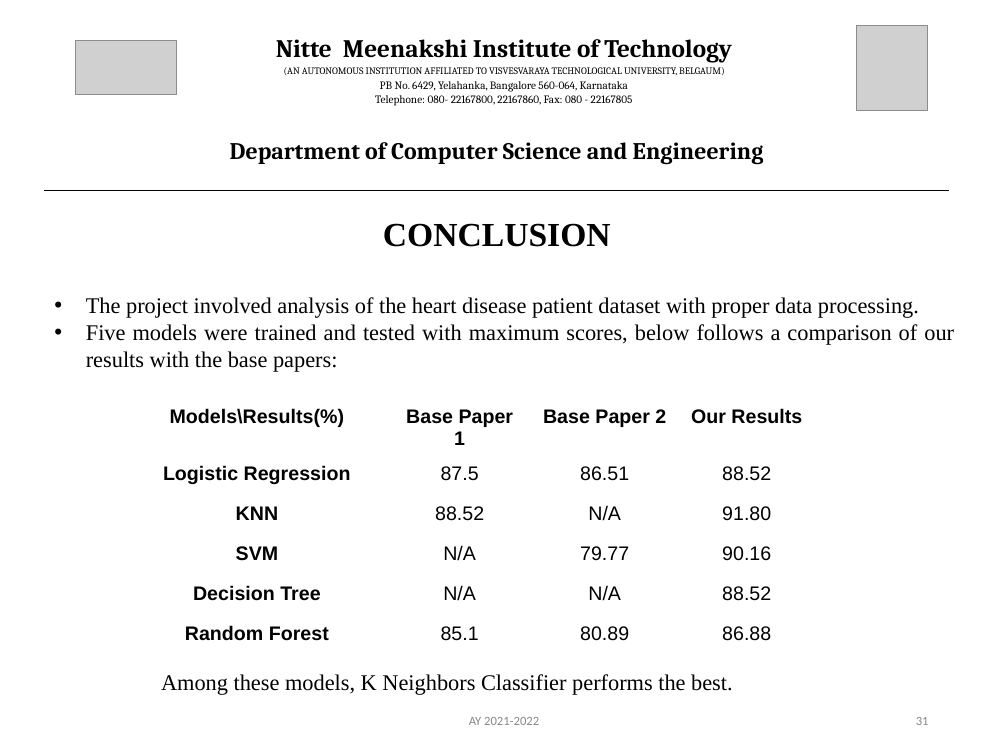
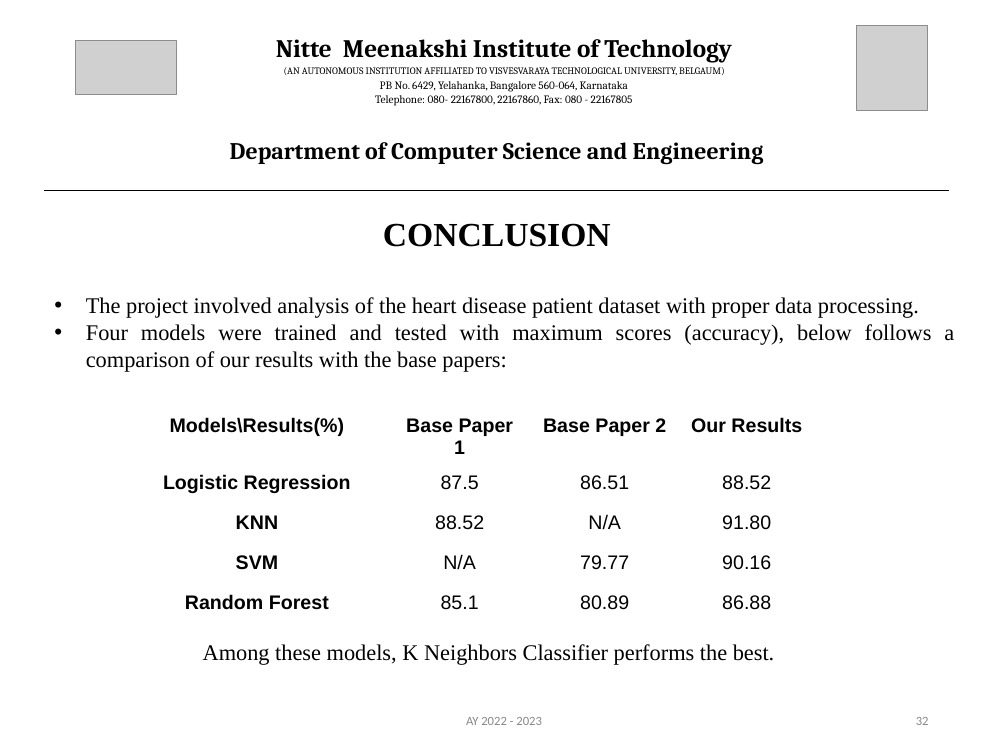
Before and after one commit to Anubhav4380/heartdiseaseprediction, a slide deck: slide 32 of docs/18PCS_36_Final_PPT.pptx (slide 31 before the commit). Drawn at 1008x756 pixels with LibreOffice and Linux fonts; fonts in the diff are those of the drawing; grey boxes stand for pictures. Boxes give left, top, right and bottom in pixels: in the first picture for what was removed or moved away, otherwise in the second. Text is boxed around its words. In the diff, an @@ line names an element or a change of style, - is before the commit and + after.

```diff
--- a/docs/18PCS_36_Final_PPT.pptx
+++ b/docs/18PCS_36_Final_PPT.pptx
@@ text at box(86, 324, 954, 372): text changed @@
-• Five models were trained and tested with maximum scores, below follows a comparison of our results with the base papers:
+• Four models were trained and tested with maximum scores (accuracy), below follows a comparison of our results with the base papers:
@@ table at box(126, 409, 814, 614) @@
-row 5: Decision Tree | N/A | N/A | 88.52
@@ table: place and size @@
-table at box(126, 400, 814, 645)
+table at box(126, 409, 814, 614)
@@ text "Among these models, K Neighbors ...": place and size @@
-text "Among these models, K Neighbors ..." at box(161, 674, 733, 695)
+text "Among these models, K Neighbors ..." at box(203, 644, 775, 665)
@@ text "Among these models, K Neighbors ..." at box(203, 644, 775, 665): alignment left to centre @@
@@ text at box(466, 717, 542, 725): text changed @@
-AY 2021-2022
+AY 2022 - 2023
```
Also in this commit, not shown: 33 other slides changed, 2 slides added, 7 other files.
